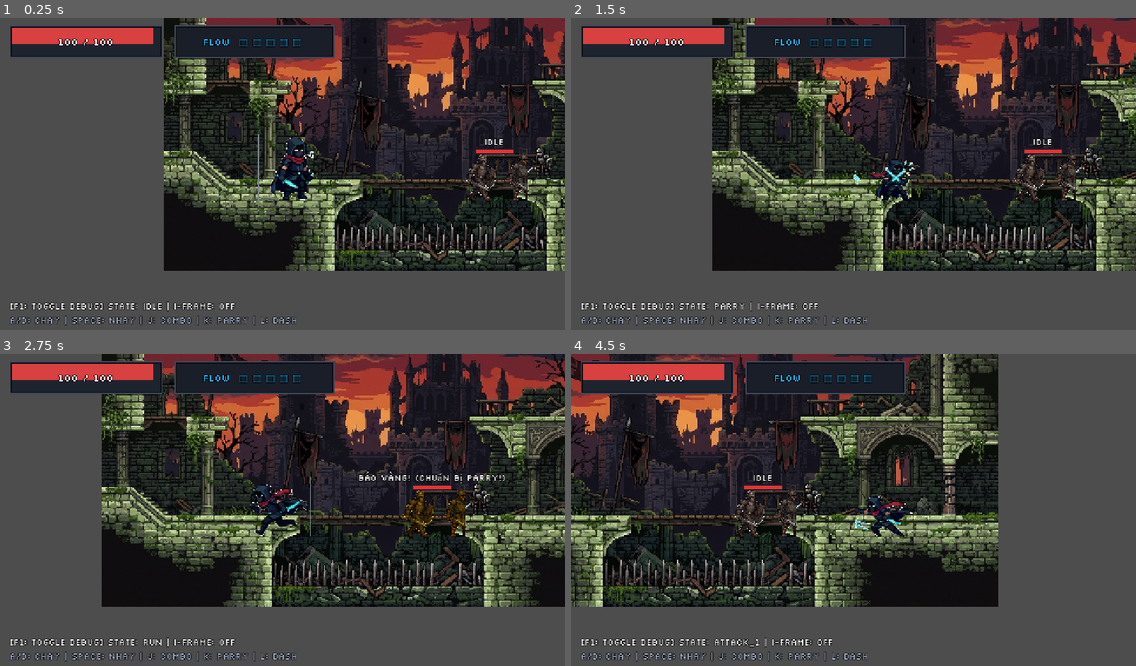
Above: before the commit, frames 1-4 (two rows, left to right).
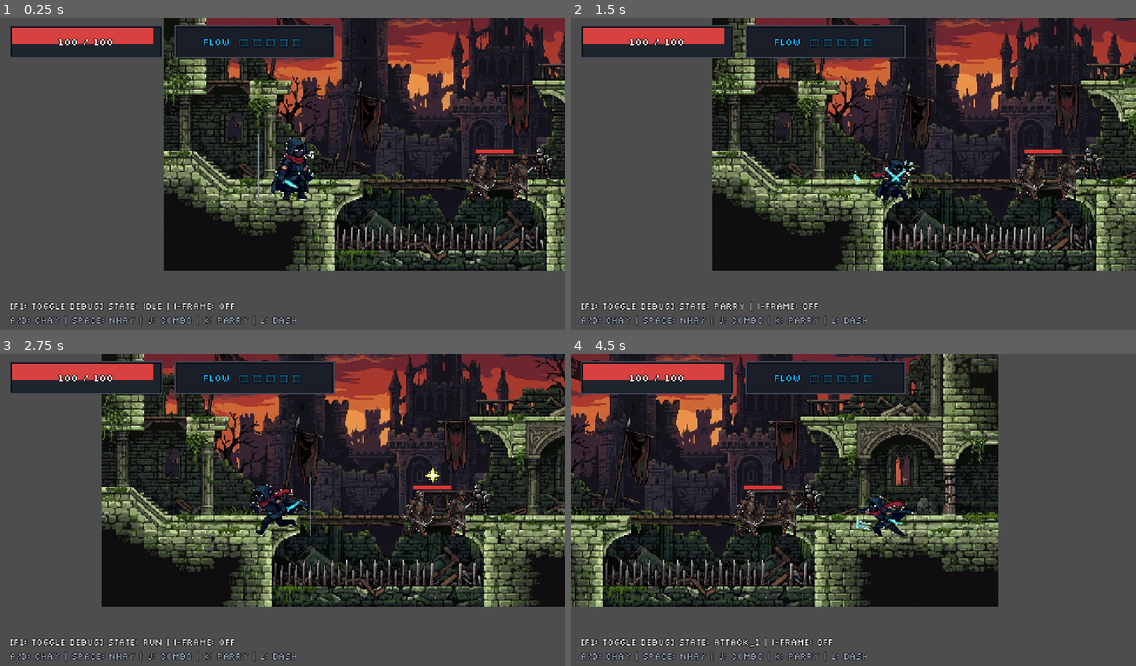
Above: after the commit, the same moments.

Repository: FregD156/Project-Dual-Blade
Game: Godot game, scene res://scenes/Main.tscn
Same seed, same stepped clock (60 frames per second), same inputs: the game is played once before the commit and once after it.
Inputs:
- Up to frame 1 (0.25 s): no input
- Up to frame 2 (1.5 s): tap Enter at 0.5 s; hold J (attack) 0.53-1.28 s; hold D (move_right) from 0.53 s (still down); tap Space (jump) at 0.77 s; tap K (parry) at 0.8, 1.35 s
- Up to frame 3 (2.75 s): tap Space (jump) at 1.52 s; tap J (attack) at 1.55 s; release D (move_right) at 2.03 s; hold A (move_left) from 2.03 s (still down); hold J (attack) from 2.03 s (still down); tap K (parry) at 2.3 s
- Up to frame 4 (4.5 s): release A (move_left) at 2.78 s; release J (attack) at 2.78 s; hold D (move_right) 2.78-4.28 s; tap L (dash) at 2.85 s; tap Space (jump) at 3.02, 3.77 s; tap J (attack) at 3.05, 4.35 s; tap K (parry) at 3.6 s; hold A (move_left) from 4.28 s (still down)

The runs differ from the first frame. In frame 1, less than 0.1% of the frame differs, in the area x 85-89%, y 38-42%; in frame 2, less than 0.1%; in frame 3, 0.8%, in the area x 63-90%, y 36-59%; in frame 4, 0.3%.

Commit message:
feat(combat): implement visual telegraph icons, soft push separation, knockback physics and hit-stop freeze

Diff:
--- a/scenes/Main.tscn
+++ b/scenes/Main.tscn
@@ -9,6 +9,7 @@
 [ext_resource type="Script" path="res://src/ui/GameUI.gd" id="7_game_ui"]
 [ext_resource type="Script" path="res://src/ui/DebugLayer.gd" id="8_debug_ui"]
 [ext_resource type="FontFile" path="res://assets/fonts/pixel_font.ttf" id="9_font"]
+[ext_resource type="Script" path="res://src/combat/PushArea.gd" id="10_push"]
 
 [sub_resource type="GDScript" id="GDScript_main"]
 script/source = "extends Node2D
@@ -156,9 +157,14 @@
 theme_override_constants/outline_size = 2
 theme_override_fonts/font = ExtResource("9_font")
 theme_override_font_sizes/font_size = 7
-text = "IDLE"
+text = ""
 horizontal_alignment = 1
 vertical_alignment = 1
+
+[node name="TelegraphIcon" type="Sprite2D" parent="World/Entities/DummyEnemy/FloatingUI"]
+visible = false
+texture_filter = 0
+position = Vector2(0, -10)
 
 [node name="HPLabel" type="Label" parent="World/Entities/DummyEnemy/FloatingUI"]
 visible = false
@@ -171,6 +177,15 @@
 text = "200/200"
 horizontal_alignment = 1
 
+[node name="PushArea" type="Area2D" parent="World/Entities/DummyEnemy"]
+collision_layer = 64
+collision_mask = 64
+script = ExtResource("10_push")
+
+[node name="CollisionShape2D" type="CollisionShape2D" parent="World/Entities/DummyEnemy/PushArea"]
+position = Vector2(0, -14)
+shape = SubResource("CapsuleShape2D_enemy")
+
 [node name="UI_Layer" type="CanvasLayer" parent="."]
 layer = 10
 script = ExtResource("7_game_ui")
--- a/scenes/Player.tscn
+++ b/scenes/Player.tscn
@@ -4,6 +4,7 @@
 [ext_resource type="Texture2D" path="res://assets/sprites/characters/player/player_sheet_grid.png" id="2_sheet"]
 [ext_resource type="Script" path="res://src/combat/HitboxHurtbox.gd" id="3_hitbox"]
 [ext_resource type="Script" path="res://src/combat/Hurtbox.gd" id="4_hurtbox"]
+[ext_resource type="Script" path="res://src/combat/PushArea.gd" id="5_push"]
 
 [sub_resource type="CapsuleShape2D" id="CapsuleShape2D_body"]
 radius = 7.0
@@ -365,3 +366,12 @@
 drag_right_margin = 0.1
 drag_top_margin = 0.2
 drag_bottom_margin = 0.2
+
+[node name="PushArea" type="Area2D" parent="."]
+collision_layer = 64
+collision_mask = 64
+script = ExtResource("5_push")
+
+[node name="CollisionShape2D" type="CollisionShape2D" parent="PushArea"]
+position = Vector2(0, -14)
+shape = SubResource("CapsuleShape2D_body")
--- /dev/null
+++ b/src/combat/HitStopManager.gd
@@ -0,0 +1,13 @@
+class_name HitStopManager
+extends Node
+
+## Hệ thống Freeze Frame / Hit-Stop toàn cục
+## Làm chậm hoặc đóng băng thời gian trong khoảnh khắc ngắn (0.05s - 0.08s)
+## để tạo cảm giác chém trúng đanh thép và uy lực.
+
+static func freeze(tree: SceneTree, duration: float = 0.06, time_scale: float = 0.05) -> void:
+	if not tree:
+		return
+	Engine.time_scale = time_scale
+	await tree.create_timer(duration * time_scale, true, false, true).timeout
+	Engine.time_scale = 1.0
--- /dev/null
+++ b/src/combat/PushArea.gd
@@ -0,0 +1,23 @@
+class_name PushArea
+extends Area2D
+
+## Cơ chế Soft Body Separation: Đẩy nhẹ các thực thể khi đứng chồng lên nhau
+@export var push_force: float = 80.0
+
+func _ready() -> void:
+	area_entered.connect(_on_area_entered)
+
+func _on_area_entered(other_area: Area2D) -> void:
+	pass
+
+func get_push_vector() -> Vector2:
+	var push_dir := Vector2.ZERO
+	var overlapping := get_overlapping_areas()
+	for area in overlapping:
+		if area is PushArea and area != self:
+			var diff := global_position - area.global_position
+			if diff.length_squared() > 0.001:
+				push_dir += diff.normalized()
+			else:
+				push_dir += Vector2(1.0 if randf() > 0.5 else -1.0, 0.0)
+	return push_dir * push_force
--- /dev/null
+++ b/src/combat/hit_flash.gdshader
@@ -0,0 +1,13 @@
+shader_type canvas_item;
+
+uniform bool flash_active = false;
+uniform vec4 flash_color : source_color = vec4(1.0, 1.0, 1.0, 1.0);
+
+void fragment() {
+	vec4 texture_color = texture(TEXTURE, UV);
+	if (flash_active) {
+		COLOR = vec4(mix(texture_color.rgb, flash_color.rgb, flash_color.a), texture_color.a);
+	} else {
+		COLOR = texture_color;
+	}
+}
--- a/src/enemies/DummyEnemy.gd
+++ b/src/enemies/DummyEnemy.gd
@@ -1,8 +1,12 @@
 class_name DummyEnemy
 extends CharacterBody2D
 
-## Quái test phục vụ P1 (Core Combat Prototype)
-## Có đòn đánh định kỳ để người chơi luyện Cross-Parry (vàng/trắng) hoặc né đòn không thể parry (đỏ)
+## Quái test phục vụ P1 (Core Combat Prototype) & Boss Telegraphing System
+## Tích hợp:
+## 1. Icon Telegraph trực quan thay thế text thô (Báo Vàng Parry Star / Báo Đỏ Danger Eye)
+## 2. Hit-flash shader / Modulate flash sắc nét
+## 3. Knockback vật lý phản hồi khi bị chém
+## 4. PushArea tự tách va chạm mềm (Soft Separation) chống đứng chồng đè
 
 signal attack_warning_started(is_unparryable: bool)
 
@@ -15,7 +19,7 @@
 var is_attacking: bool = false
 var is_winding_up: bool = false
 var windup_timer: float = 0.0
-const WINDUP_DURATION: float = 0.8 # 0.8s báo hiệu trước khi vung đòn (như Boss 1.10)
+const WINDUP_DURATION: float = 0.8 # 0.8s báo hiệu trước khi vung đòn
 
 @onready var visual: Node2D = $Sprite2D if has_node("Sprite2D") else ($AnimSprite if has_node("AnimSprite") else null)
 @onready var hurtbox: Hurtbox = $Hurtbox
@@ -23,21 +27,47 @@
 @onready var hp_label: Label = $FloatingUI/HPLabel if has_node("FloatingUI/HPLabel") else ($HPLabel if has_node("HPLabel") else null)
 @onready var status_label: Label = $FloatingUI/StatusLabel if has_node("FloatingUI/StatusLabel") else ($StatusLabel if has_node("StatusLabel") else null)
 @onready var hp_fill: ColorRect = $FloatingUI/HPBarBorder/HPBarFill if has_node("FloatingUI/HPBarBorder/HPBarFill") else null
+@onready var telegraph_icon: Sprite2D = $FloatingUI/TelegraphIcon if has_node("FloatingUI/TelegraphIcon") else null
+@onready var push_area: PushArea = $PushArea if has_node("PushArea") else null
 
 var next_attack_unparryable: bool = false
+var knockback_velocity: Vector2 = Vector2.ZERO
+
+# Preload visual telegraph icons
+const ICON_PARRY = preload("res://assets/sprites/vfx/telegraph_parry_star.png")
+const ICON_DANGER = preload("res://assets/sprites/vfx/telegraph_danger_eye.png")
 
 func _ready() -> void:
 	current_hp = max_hp
 	hurtbox.hit_received.connect(_on_hit_received)
 	attack_hitbox.monitoring = false
 	attack_hitbox.monitorable = false
+	if telegraph_icon:
+		telegraph_icon.visible = false
+	if status_label:
+		status_label.text = "" # Bỏ hẳn text cảnh báo thô, chỉ dùng icon pixel art chuẩn
 	_update_labels()
 
 func _physics_process(delta: float) -> void:
+	# Trọng lực sàn
 	if not is_on_floor():
 		velocity.y += 900.0 * delta
-		move_and_slide()
 
+	# Giảm dần vận tốc knockback
+	if knockback_velocity.length_squared() > 1.0:
+		knockback_velocity = knockback_velocity.move_toward(Vector2.ZERO, 900.0 * delta)
+		velocity.x = knockback_velocity.x
+	else:
+		velocity.x = 0.0
+
+	# Đẩy nhẹ (Soft Separation) khi nhân vật/quái đứng lồng vào nhau
+	if push_area:
+		var push_vec = push_area.get_push_vector()
+		velocity += push_vec * delta
+
+	move_and_slide()
+
+	# Quản lý nhịp tấn công & chuẩn bị đòn (Windup)
 	if is_winding_up:
 		windup_timer -= delta
 		if windup_timer <= 0.0:
@@ -50,37 +80,55 @@
 func _start_attack_windup() -> void:
 	is_winding_up = true
 	windup_timer = WINDUP_DURATION
-	# Luân phiên đòn thường (parryable) và đòn búa đỏ (unparryable) để test
+
+	# Luân phiên đòn thường (có thể Parry) và đòn búa vung đỏ (không thể Parry - buộc phải Dash né)
 	next_attack_unparryable = (randf() < 0.3)
 
-	if next_attack_unparryable:
-		visual.modulate = Color(1.0, 0.2, 0.2) # Báo đỏ: không thể parry!
-		status_label.text = "BÁO ĐỎ! (Né Dash!)"
-	else:
-		visual.modulate = Color(1.0, 0.85, 0.2) # Báo vàng: Parry ngay khi vung!
-		status_label.text = "Báo vàng! (Chuẩn bị Parry!)"
+	_show_telegraph_icon(next_attack_unparryable)
+	attack_warning_started.emit(next_attack_unparryable)
 
-	attack_warning_started.emit(next_attack_unparryable)
+func _show_telegraph_icon(unparryable: bool) -> void:
+	if not telegraph_icon:
+		return
+
+	telegraph_icon.texture = ICON_DANGER if unparryable else ICON_PARRY
+	telegraph_icon.visible = true
+	telegraph_icon.scale = Vector2(0.3, 0.3)
+	telegraph_icon.modulate = Color(1.0, 1.0, 1.0, 0.0)
+
+	# Tween hiệu ứng nảy icon và phát sáng mượt mà trên đỉnh đầu
+	var tween = create_tween().set_parallel(true)
+	tween.tween_property(telegraph_icon, "scale", Vector2(1.2, 1.2), 0.15).set_trans(Tween.TRANS_BACK).set_ease(Tween.EASE_OUT)
+	tween.tween_property(telegraph_icon, "modulate:a", 1.0, 0.1)
+
+	# Thu nhẹ về kích thước gốc 1:1 pixel
+	var seq = create_tween()
+	seq.tween_interval(0.15)
+	seq.tween_property(telegraph_icon, "scale", Vector2(1.0, 1.0), 0.1)
+
+func _hide_telegraph_icon() -> void:
+	if not telegraph_icon:
+		return
+	var tween = create_tween()
+	tween.tween_property(telegraph_icon, "modulate:a", 0.0, 0.1)
+	tween.tween_callback(func(): telegraph_icon.visible = false)
 
 func _execute_attack() -> void:
 	is_winding_up = false
 	is_attacking = true
-	visual.modulate = Color(0.9, 0.1, 0.1) if next_attack_unparryable else Color(1.0, 1.0, 1.0)
-	status_label.text = "ATTACKING!"
+	_hide_telegraph_icon()
 
 	attack_hitbox.damage = 25.0
 	attack_hitbox.is_unparryable = next_attack_unparryable
 	attack_hitbox.monitoring = true
 	attack_hitbox.monitorable = true
 
+	# Thời gian duy trì hitbox tấn công
 	await get_tree().create_timer(0.12).timeout
 	attack_hitbox.monitoring = false
 	attack_hitbox.monitorable = false
 	is_attacking = false
 	attack_timer = attack_interval
-	if visual:
-		visual.modulate = Color(1.0, 1.0, 1.0) # Trả về màu gốc trong suốt, không bị ám đỏ cam!
-	status_label.text = "Idle"
 
 func _on_hit_received(incoming_hitbox: Hitbox) -> void:
 	var result = DamageCalculator.calculate_damage(
@@ -95,19 +143,41 @@
 	current_hp = max(0.0, current_hp - dmg)
 	_update_labels()
 
-	# Flash trắng khi nhận sát thương
-	var original_color = visual.modulate
-	visual.modulate = Color(1.5, 1.5, 1.5)
-	await get_tree().create_timer(0.05).timeout
+	# 1. Áp dụng phản lực Knockback lùi về sau hướng tấn công
+	var attack_dir = Vector2.RIGHT
+	if incoming_hitbox.owner and incoming_hitbox.owner is Node2D:
+		attack_dir = (global_position - (incoming_hitbox.owner as Node2D).global_position).normalized()
+	if incoming_hitbox.knockback_force != Vector2.ZERO:
+		knockback_velocity = incoming_hitbox.knockback_force
+	else:
+		knockback_velocity = Vector2(sign(attack_dir.x) if sign(attack_dir.x) != 0 else 1.0, 0.0) * 110.0
+
+	# 2. Hit-flash shader / Modulate flash đanh thép (0.07s)
 	if visual:
-		visual.modulate = original_color
+		var mat = visual.material
+		if mat is ShaderMaterial:
+			mat.set_shader_parameter("flash_active", true)
+			mat.set_shader_parameter("flash_color", Color(1.0, 1.0, 1.0, 1.0))
+			await get_tree().create_timer(0.07).timeout
+			mat.set_shader_parameter("flash_active", false)
+		else:
+			visual.modulate = Color(2.5, 2.5, 2.5, 1.0)
+			await get_tree().create_timer(0.07).timeout
+			if visual:
+				visual.modulate = Color(1.0, 1.0, 1.0, 1.0)
 
 	if current_hp <= 0:
-		# Respawn sau 1s để tiếp tục test
-		status_label.text = "Đã gục! Hồi sinh..."
-		await get_tree().create_timer(1.0).timeout
+		_hide_telegraph_icon()
+		if status_label:
+			status_label.text = "KO!"
+		await get_tree().create_timer(1.2).timeout
 		current_hp = max_hp
+		if status_label:
+			status_label.text = ""
 		_update_labels()
+
+func apply_knockback(dir: Vector2, force: float = 120.0) -> void:
+	knockback_velocity = dir.normalized() * force
 
 func _update_labels() -> void:
 	if hp_label:
--- a/src/player/player.gd
+++ b/src/player/player.gd
@@ -83,6 +83,7 @@
 @onready var anim_player: AnimationPlayer = $AnimationPlayer
 @onready var hitbox: Hitbox = $Hitbox
 @onready var hurtbox: Hurtbox = $Hurtbox
+@onready var push_area: PushArea = $PushArea if has_node("PushArea") else null
 
 # ------------------------------------------------------------------------------
 # 5. GODOT ENGINE CALLBACKS
@@ -128,6 +129,10 @@
 			_state_hurt(delta)
 		State.DEAD:
 			pass
+
+	if push_area:
+		var push_vec = push_area.get_push_vector()
+		velocity += push_vec * delta
 
 	move_and_slide()
 	_update_facing_and_hitbox()
@@ -410,8 +415,16 @@
 func is_full_flow() -> bool:
 	return current_flow >= MAX_FLOW
 
-func _on_attack_landed(_target) -> void:
+func _on_attack_landed(target) -> void:
 	add_flow(1)
+	# 1. Kích hoạt Freeze Frame / Hit-Stop đanh thép (0.06s)
+	HitStopManager.freeze(get_tree(), 0.06, 0.05)
+
+	# 2. Truyền lực đẩy Knockback dồn dập vào kẻ địch theo hướng chém
+	if target and target.owner:
+		var target_entity = target.owner
+		if target_entity.has_method("apply_knockback"):
+			target_entity.apply_knockback(Vector2(facing_direction, 0.0), 130.0)
 
 func _update_input_buffering(delta: float) -> void:
 	if has_buffered_attack:
Binary file added: assets/sprites/vfx/telegraph_danger_eye.png
Not shown, added: assets/sprites/vfx/telegraph_danger_eye.png.import
Binary file added: assets/sprites/vfx/telegraph_parry_star.png
Not shown, added: assets/sprites/vfx/telegraph_parry_star.png.import
Not shown, added: src/combat/HitStopManager.gd.uid
Not shown, added: src/combat/PushArea.gd.uid
Not shown, added: src/combat/hit_flash.gdshader.uid
